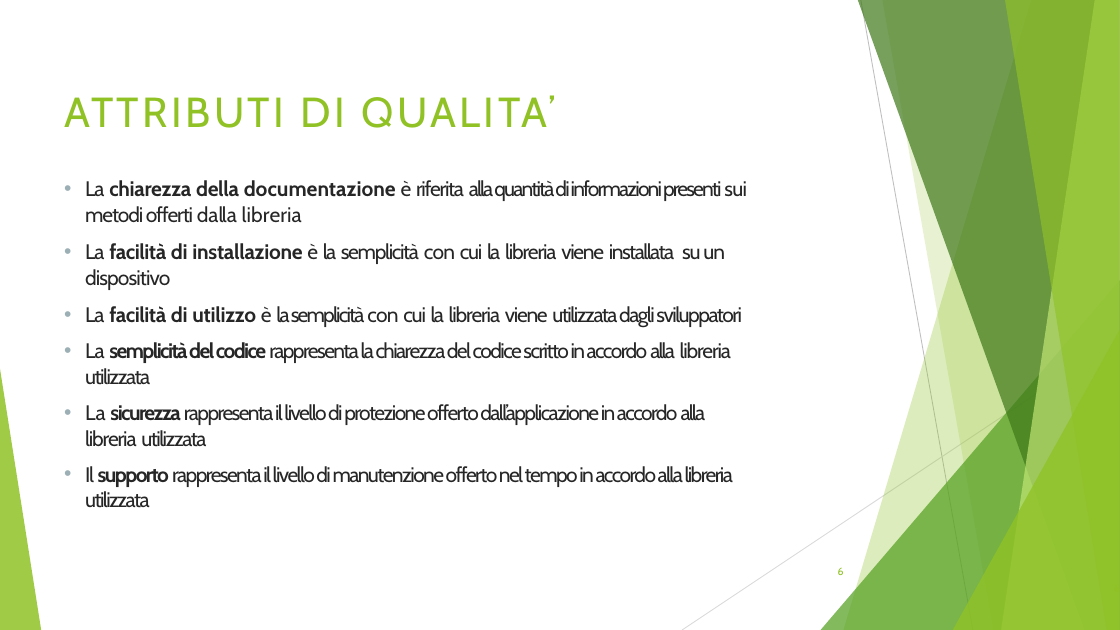
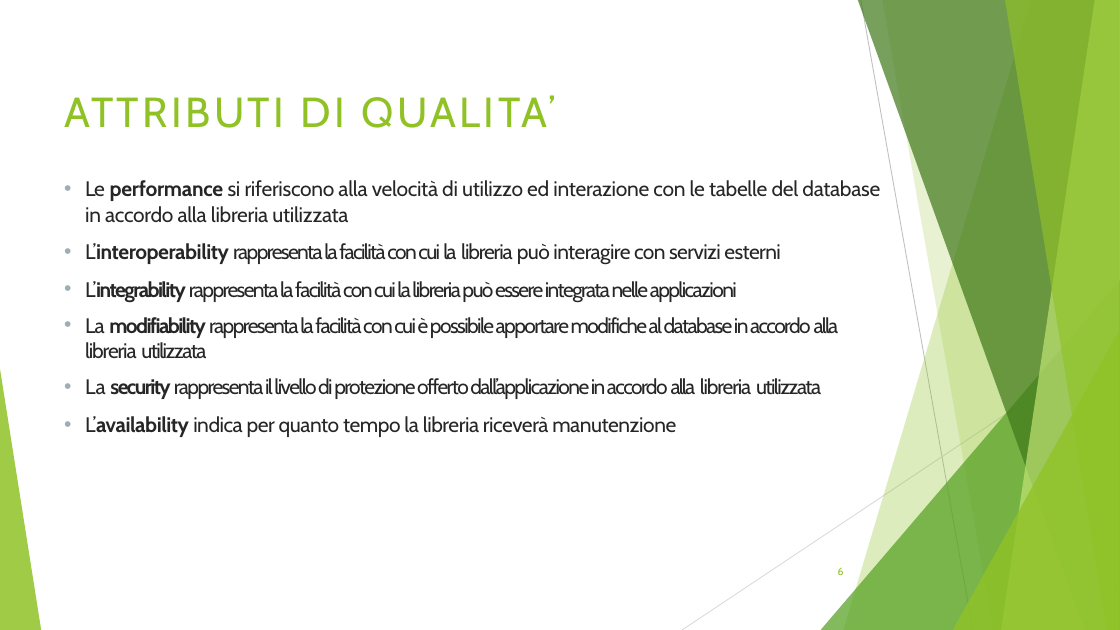
Before and after one commit to jacopofabi/ISW2-deliverables, a slide deck: slide 6 of Deliverable3/Deliverable3.pptx. Drawn at 1120x630 pixels with LibreOffice and Linux fonts; fonts in the diff are those of the drawing. Boxes give left, top, right and bottom in pixels: in the first picture for what was removed or moved away, otherwise in the second. Text is boxed around its words. In the diff, an @@ line names an element or a change of style, - is before the commit and + after.

```diff
--- a/Deliverable3/Deliverable3.pptx
+++ b/Deliverable3/Deliverable3.pptx
@@ text at (85,180,880,437): text changed @@
-• La chiarezza della documentazione è riferita alla quantità di informazioni presenti sui metodi offerti dalla libreria
-• La facilità di installazione è la semplicità con cui la libreria viene installata su un dispositivo
-• La facilità di utilizzo è la semplicità con cui la libreria viene utilizzata dagli sviluppatori
-• La semplicità del codice rappresenta la chiarezza del codice scritto in accordo alla libreria utilizzata
-• La sicurezza rappresenta il livello di protezione offerto dall’applicazione in accordo alla libreria utilizzata
-• Il supporto rappresenta il livello di manutenzione offerto nel tempo in accordo alla libreria utilizzata
+• Le performance si riferiscono alla velocità di utilizzo ed interazione con le tabelle del database in accordo alla libreria utilizzata
+• L’interoperability rappresenta la facilità con cui la libreria può interagire con servizi esterni
+• L’integrability rappresenta la facilità con cui la libreria può essere integrata nelle applicazioni
+• La modifiability rappresenta la facilità con cui è possibile apportare modifiche al database in accordo alla libreria utilizzata
+• La security rappresenta il livello di protezione offerto dall’applicazione in accordo alla libreria utilizzata
+• L’availability indica per quanto tempo la libreria riceverà manutenzione
```
Also in this commit, not shown: 5 other slides changed, 1 other file.
